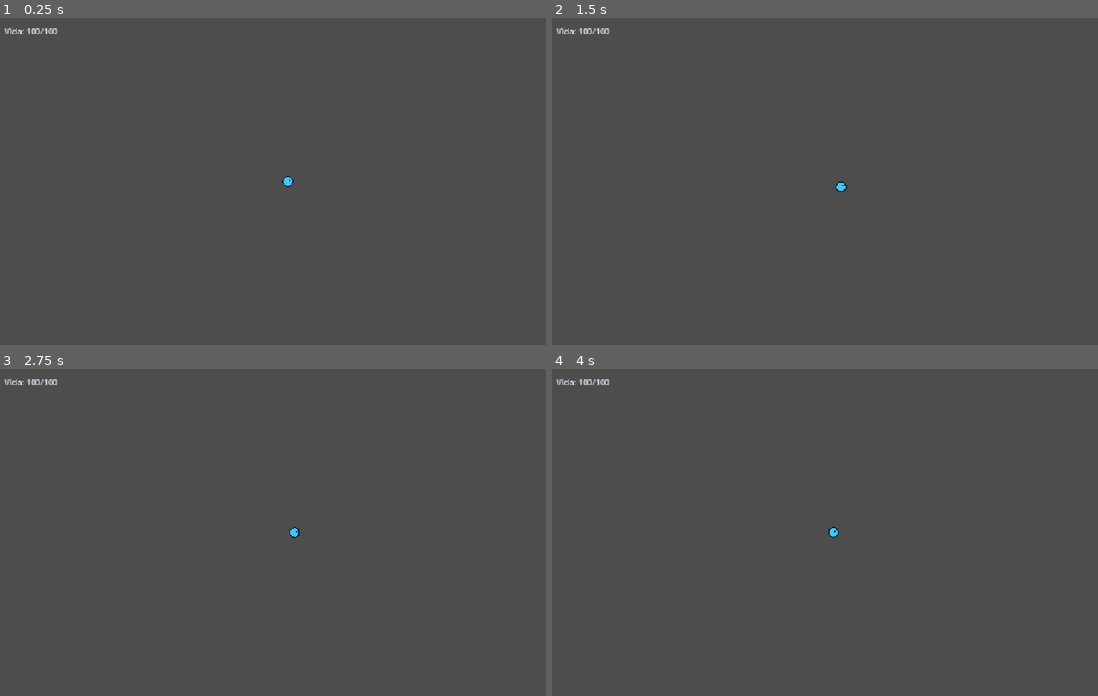
Above: before the commit, frames 1-4 (two rows, left to right).
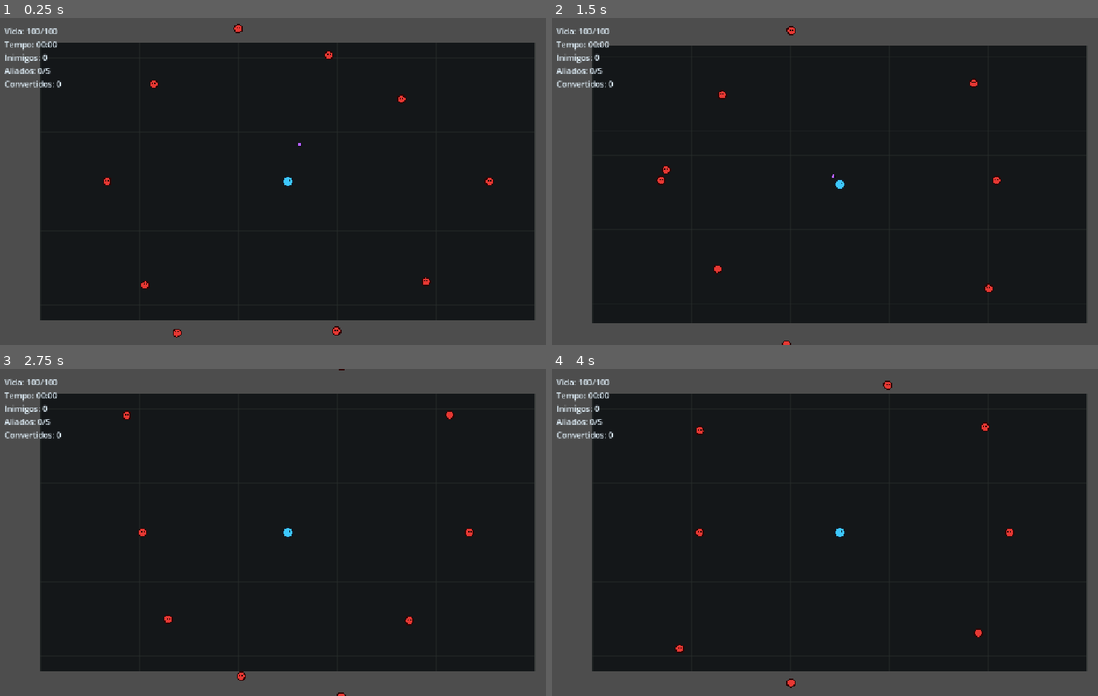
Above: after the commit, the same moments.

Repository: Hadamanthis/horde_vs
Game: Godot game, scene res://scenes/Game.tscn
The game is run twice, just before and just after one commit, with the same random seed, the same clock (stepped at 60 frames per second) and the same inputs.
Inputs:
- Up to frame 1 (0.25 s): no input
- Up to frame 2 (1.5 s): hold D 0.53-1.28 s; hold R 0.53-1.28 s; hold S from 1.28 s (still down); tap R at 1.35 s
- Up to frame 3 (2.75 s): release S at 2.03 s; hold D from 2.03 s (still down); hold R from 2.03 s (still down)
- Up to frame 4 (4 s): release D at 2.78 s; release R at 2.78 s; hold W 2.78-3.53 s; tap R at 2.85 s; hold A from 3.53 s (still down); hold R from 3.53 s (still down)

The runs differ from the first frame. In frame 1, 77% of the frame differs, in the area x 0-98%, y 1-98%; in frame 2, 77%; in frame 3, 77%; in frame 4, 77%.
Error before the commit: Parse Error: Cannot infer the type of "angle_step" variable because the value doesn't have a set type. (res://scripts/ally.gd:45)

Commit message:
Corrige tipagem estatica dos scripts

Diff:
--- a/scripts/ally.gd
+++ b/scripts/ally.gd
@@ -1,4 +1,5 @@
 extends CharacterBody2D
+class_name Ally
 
 @export var orbit_radius := 58.0
 @export var orbit_speed := 1.45
@@ -39,12 +40,12 @@
 	_orbit_time += delta * orbit_speed
 	_attack_timer = max(_attack_timer - delta, 0.0)
 
-	var ring := floor(float(slot_index) / 10.0)
-	var members_in_ring := min(slot_count - int(ring) * 10, 10)
-	var local_index := slot_index - int(ring) * 10
-	var angle_step := TAU / max(float(members_in_ring), 1.0)
-	var angle := local_index * angle_step + _orbit_time + ring * 0.55
-	var desired_position := player.global_position + Vector2.RIGHT.rotated(angle) * (orbit_radius + ring * 28.0)
+	var ring: int = floori(float(slot_index) / 10.0)
+	var members_in_ring: int = min(slot_count - ring * 10, 10)
+	var local_index: int = slot_index - ring * 10
+	var angle_step: float = TAU / max(float(members_in_ring), 1.0)
+	var angle: float = local_index * angle_step + _orbit_time + ring * 0.55
+	var desired_position: Vector2 = player.global_position + Vector2.RIGHT.rotated(angle) * (orbit_radius + ring * 28.0)
 
 	velocity = (desired_position - global_position) * 6.0
 	velocity = velocity.limit_length(move_speed)
--- a/scripts/enemy.gd
+++ b/scripts/enemy.gd
@@ -1,6 +1,7 @@
 extends CharacterBody2D
+class_name Enemy
 
-signal died(enemy: Node)
+signal died(enemy: Enemy)
 
 @export var max_health := 24
 @export var speed := 68.0
--- a/scripts/game.gd
+++ b/scripts/game.gd
@@ -14,15 +14,15 @@
 @export var spawn_interval := 1.15
 @export var initial_enemy_count := 10
 
-@onready var player := $Player
-@onready var entities := $Entities
-@onready var projectiles := $Projectiles
-@onready var stats_label := $HUD/Stats
-@onready var hint_label := $HUD/Hint
-@onready var game_over_label := $HUD/GameOver
+@onready var player: Player = $Player as Player
+@onready var entities: Node2D = $Entities as Node2D
+@onready var projectiles: Node2D = $Projectiles as Node2D
+@onready var stats_label: Label = $HUD/Stats as Label
+@onready var hint_label: Label = $HUD/Hint as Label
+@onready var game_over_label: Label = $HUD/GameOver as Label
 
-var enemies: Array[Node2D] = []
-var allies: Array[Node2D] = []
+var enemies: Array[Enemy] = []
+var allies: Array[Ally] = []
 
 var enemies_defeated := 0
 var allies_converted := 0
@@ -67,8 +67,8 @@
 	queue_redraw()
 
 
-func get_nearest_enemy(origin: Vector2, max_distance: float) -> Node2D:
-	var nearest_enemy: Node2D = null
+func get_nearest_enemy(origin: Vector2, max_distance: float) -> Enemy:
+	var nearest_enemy: Enemy = null
 	var nearest_distance_sq := max_distance * max_distance
 
 	for enemy in enemies:
@@ -84,8 +84,8 @@
 
 
 func _spawn_enemy(forced_angle := -1.0) -> void:
-	var enemy := ENEMY_SCENE.instantiate()
-	var angle := forced_angle
+	var enemy: Enemy = ENEMY_SCENE.instantiate() as Enemy
+	var angle: float = forced_angle
 	if angle < 0.0:
 		angle = randf() * TAU
 
@@ -98,17 +98,17 @@
 
 
 func _fire_player_projectile() -> void:
-	var target := get_nearest_enemy(player.global_position, player.attack_range)
+	var target: Enemy = get_nearest_enemy(player.global_position, player.attack_range)
 	if not target:
 		return
 
-	var projectile := PROJECTILE_SCENE.instantiate()
+	var projectile: Projectile = PROJECTILE_SCENE.instantiate() as Projectile
 	projectile.setup(player.global_position, target.global_position, player.projectile_damage, self)
 	projectiles.add_child(projectile)
 
 
-func _on_enemy_died(enemy: Node2D) -> void:
-	var death_position := enemy.global_position
+func _on_enemy_died(enemy: Enemy) -> void:
+	var death_position: Vector2 = enemy.global_position
 	enemies.erase(enemy)
 	enemies_defeated += 1
 	enemy_died.emit("slime", death_position)
@@ -120,7 +120,7 @@
 
 
 func _convert_enemy(spawn_position: Vector2) -> void:
-	var ally := ALLY_SCENE.instantiate()
+	var ally: Ally = ALLY_SCENE.instantiate() as Ally
 	ally.global_position = spawn_position
 	entities.add_child(ally)
 	allies.append(ally)
@@ -132,7 +132,7 @@
 
 func _refresh_ally_orbits() -> void:
 	for index in range(allies.size()):
-		var ally := allies[index]
+		var ally: Ally = allies[index]
 		if is_instance_valid(ally):
 			ally.update_orbit_slot(index, allies.size())
 
@@ -165,25 +165,28 @@
 
 
 func _draw() -> void:
-	var viewport_rect := get_viewport_rect()
-	var camera_center := player.global_position if is_instance_valid(player) else Vector2.ZERO
-	var top_left := camera_center - viewport_rect.size * 0.5
+	var viewport_rect: Rect2 = get_viewport_rect()
+	var camera_center: Vector2 = Vector2.ZERO
+	if is_instance_valid(player):
+		camera_center = player.global_position
+
+	var top_left: Vector2 = camera_center - viewport_rect.size * 0.5
 
 	draw_rect(Rect2(top_left, viewport_rect.size), Color(0.08, 0.09, 0.1), true)
 
-	var grid_color := Color(0.16, 0.18, 0.17, 0.45)
-	var grid_size := 64.0
-	var start_x := floor(top_left.x / grid_size) * grid_size
-	var end_x := top_left.x + viewport_rect.size.x
-	var start_y := floor(top_left.y / grid_size) * grid_size
-	var end_y := top_left.y + viewport_rect.size.y
+	var grid_color: Color = Color(0.16, 0.18, 0.17, 0.45)
+	var grid_size: float = 64.0
+	var start_x: float = floorf(top_left.x / grid_size) * grid_size
+	var end_x: float = top_left.x + viewport_rect.size.x
+	var start_y: float = floorf(top_left.y / grid_size) * grid_size
+	var end_y: float = top_left.y + viewport_rect.size.y
 
-	var x := start_x
+	var x: float = start_x
 	while x <= end_x:
 		draw_line(Vector2(x, top_left.y), Vector2(x, end_y), grid_color, 1.0)
 		x += grid_size
 
-	var y := start_y
+	var y: float = start_y
 	while y <= end_y:
 		draw_line(Vector2(top_left.x, y), Vector2(end_x, y), grid_color, 1.0)
 		y += grid_size
--- a/scripts/player.gd
+++ b/scripts/player.gd
@@ -1,4 +1,5 @@
 extends CharacterBody2D
+class_name Player
 
 signal died
 signal health_changed(current_health: int, max_health: int)
--- a/scripts/projectile.gd
+++ b/scripts/projectile.gd
@@ -1,4 +1,5 @@
 extends Node2D
+class_name Projectile
 
 @export var speed := 430.0
 @export var hit_radius := 12.0
Not shown, added: scripts/ally.gd.uid
Not shown, added: scripts/enemy.gd.uid
Not shown, added: scripts/game.gd.uid
Not shown, added: scripts/player.gd.uid
Not shown, added: scripts/projectile.gd.uid
